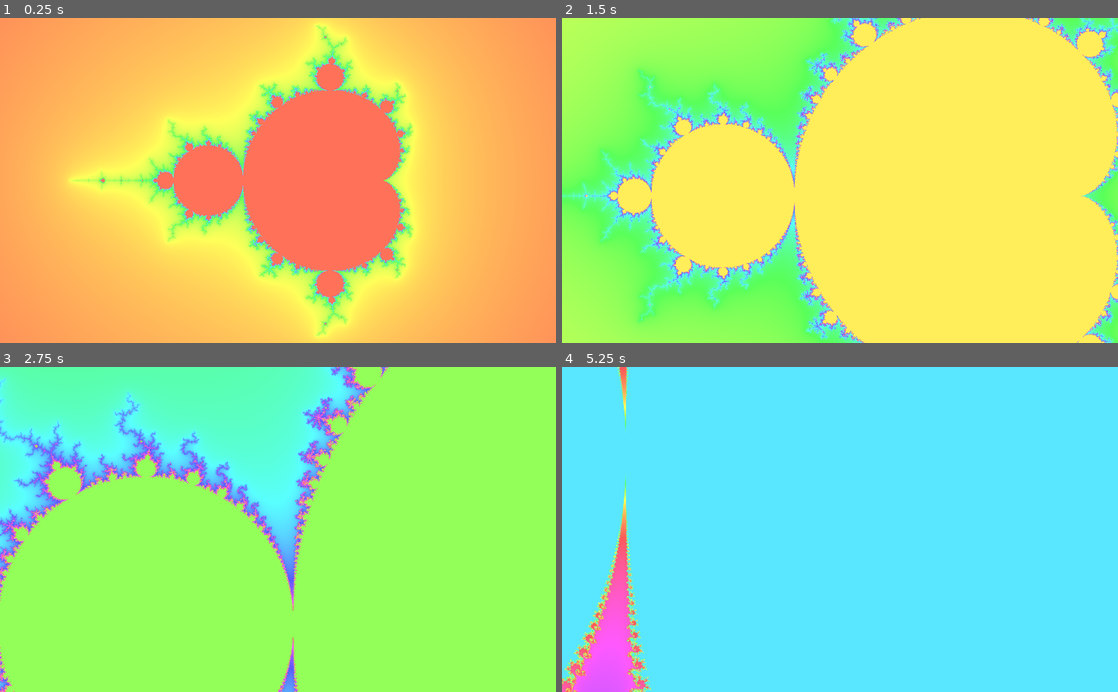
Above: before the commit, frames 1-4 (two rows, left to right).
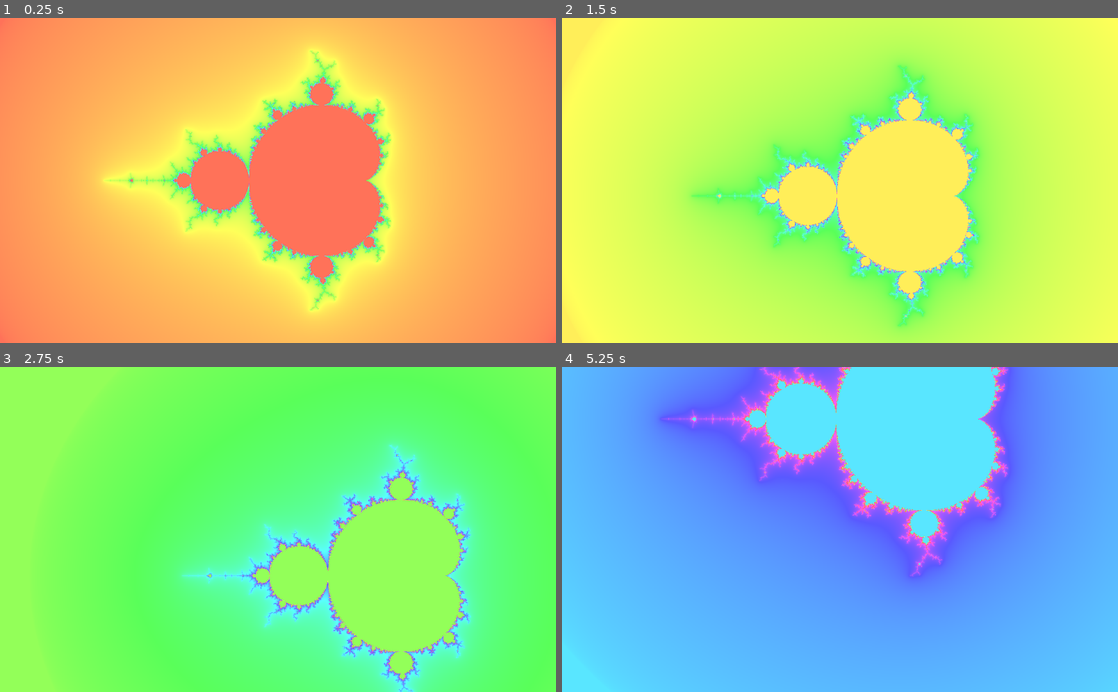
Above: after the commit, the same moments.

Repository: kiwijuice56/web-mandelbrot
Game: Godot game, scene res://main/FractalNavigation.tscn
The game is run twice, just before and just after one commit, with the same random seed, the same clock (stepped at 60 frames per second) and the same inputs.
Inputs (mouse positions are in pixels of both pictures, inside the frame that each line leads up to):
- Up to frame 1 (0.25 s): no input
- Up to frame 2 (1.5 s): move the mouse to (962, 164) at 0.52 s; hold Mouse wheel up (zoom_in, bound only after the commit) 0.53-1.25 s; click (962, 164) at 0.67 s; tap Mouse wheel down (zoom_out, bound only after the commit) at 0.8 s; drag from (728, 196) to (812, 245) at 1.27 s
- Up to frame 3 (2.75 s): move the mouse to (333, 458) at 2.02 s; hold Mouse wheel up (zoom_in, bound only after the commit) from 2.03 s (still down); click (333, 458) at 2.17 s; tap Mouse wheel down (zoom_out, bound only after the commit) at 2.3 s
- Up to frame 4 (5.25 s): release Mouse wheel up (zoom_in, bound only after the commit) at 2.75 s; drag from (812, 594) to (673, 480) at 2.77 s; move the mouse to (1006, 578) at 3.52 s; hold Mouse wheel up (zoom_in, bound only after the commit) 3.53-4.25 s; click (1006, 578) at 3.67 s; tap Mouse wheel down (zoom_out, bound only after the commit) at 3.8 s; drag from (673, 480) to (756, 448) at 4.27 s; move the mouse to (867, 529) at 5.02 s; hold Mouse wheel up (zoom_in, bound only after the commit) from 5.03 s (still down); click (867, 529) at 5.17 s

The runs differ from the first frame. In frame 1, 21% of the frame differs, in the area x 0-100%, y 0-100%; in frame 2, 86%; in frame 3, 83%; in frame 4, 85%.

Commit message:
Zoom edits

Diff:
--- a/main/fractal_navigation.gd
+++ b/main/fractal_navigation.gd
@@ -2,7 +2,10 @@
 class_name FractalNavigation
 extends ColorRect
 
-export var zoom_sens: float = 0.06
+export var zoom_snap: float = 16.0
+export var zoom_sens: float = 4.0
+
+export var drag_threshold: float = 0.05
 export var drag_speed: float = 0.0063
 
 var pos_min: Vector2 setget set_pos_min, get_pos_min
@@ -59,31 +62,33 @@
 		events[event.index] = event
 		if events.size() == 2:
 			var drag_distance = events[0].position.distance_to(events[1].position)
-			if abs(drag_distance - last_drag_distance) > zoom_sens:
-				zoom_vel = 1 + zoom_sens if drag_distance < last_drag_distance else 1 - zoom_sens
+			if abs(drag_distance - last_drag_distance) > drag_threshold:
+				zoom_vel = +1 if drag_distance < last_drag_distance else -1
 				last_drag_distance = drag_distance
 			was_dragging = true
 
 	# PC zooming
 	if event is InputEventMouseButton:
-		if Input.is_mouse_button_pressed(BUTTON_WHEEL_UP):
-			zoom_vel = 1 - zoom_sens
-		elif Input.is_mouse_button_pressed(BUTTON_WHEEL_DOWN):
-			zoom_vel = 1 + zoom_sens
+		if event.is_action_pressed("zoom_in"):
+			zoom_vel = -1
+		elif event.is_action_pressed("zoom_out"):
+			zoom_vel = +1
 
 	# Panning
 	if len(events) < 2 and not was_dragging and event is InputEventMouseMotion and Input.is_mouse_button_pressed(BUTTON_LEFT):
-		var move_vector: Vector2 = event.relative
-		move_vector.x *= get_aspect_ratio()
-		init_pos_max -= zoom * move_vector * drag_speed
-		init_pos_min -= zoom * move_vector * drag_speed
+		var move_vel: Vector2 = event.relative
+		move_vel.x *= get_aspect_ratio()
+		init_pos_max -= zoom * move_vel * drag_speed
+		init_pos_min -= zoom * move_vel * drag_speed
+
 
 	if len(events) == 0:
 		was_dragging = false
 
-func _process(_delta) -> void:
-	zoom_vel = lerp(zoom_vel, 1.0, 0.25)
-	self.zoom *= zoom_vel
+func _process(delta: float) -> void:
+	zoom_vel = lerp(zoom_vel, 0.0, zoom_snap * delta)
+	self.zoom += zoom * delta * zoom_vel * zoom_sens
+
 	update_window()
 
 func update_window() -> void:
--- a/project.godot
+++ b/project.godot
@@ -32,6 +32,19 @@
 
 common/drop_mouse_on_gui_input_disabled=true
 
+[input]
+
+zoom_in={
+"deadzone": 0.5,
+"events": [ Object(InputEventMouseButton,"resource_local_to_scene":false,"resource_name":"","device":0,"alt":false,"shift":false,"control":false,"meta":false,"command":false,"button_mask":0,"position":Vector2( 0, 0 ),"global_position":Vector2( 0, 0 ),"factor":1.0,"button_index":4,"pressed":false,"doubleclick":false,"script":null)
+ ]
+}
+zoom_out={
+"deadzone": 0.5,
+"events": [ Object(InputEventMouseButton,"resource_local_to_scene":false,"resource_name":"","device":0,"alt":false,"shift":false,"control":false,"meta":false,"command":false,"button_mask":0,"position":Vector2( 0, 0 ),"global_position":Vector2( 0, 0 ),"factor":1.0,"button_index":5,"pressed":false,"doubleclick":false,"script":null)
+ ]
+}
+
 [physics]
 
 common/enable_pause_aware_picking=true
Not shown, changed: docs/index.html
Not shown, changed: docs/index.pck
